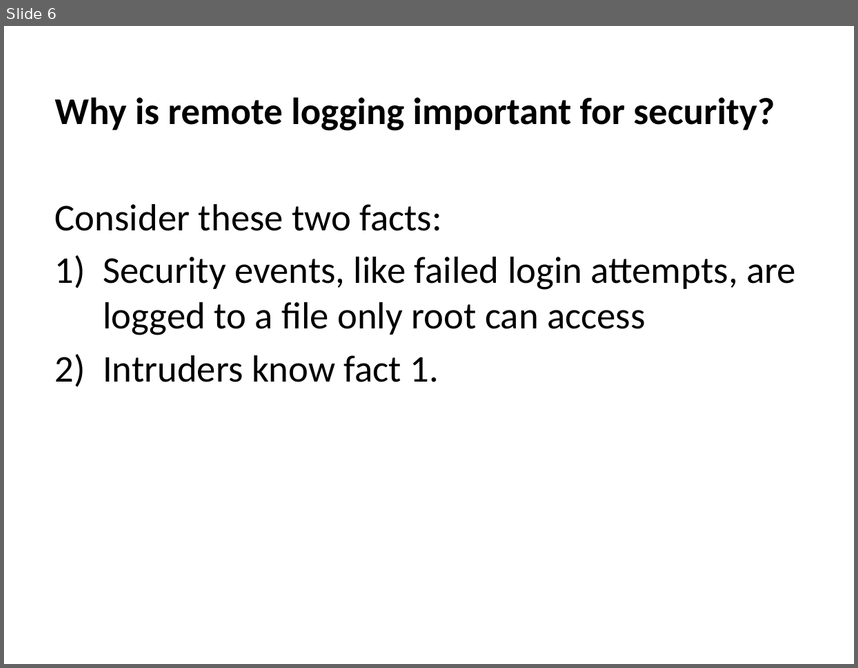
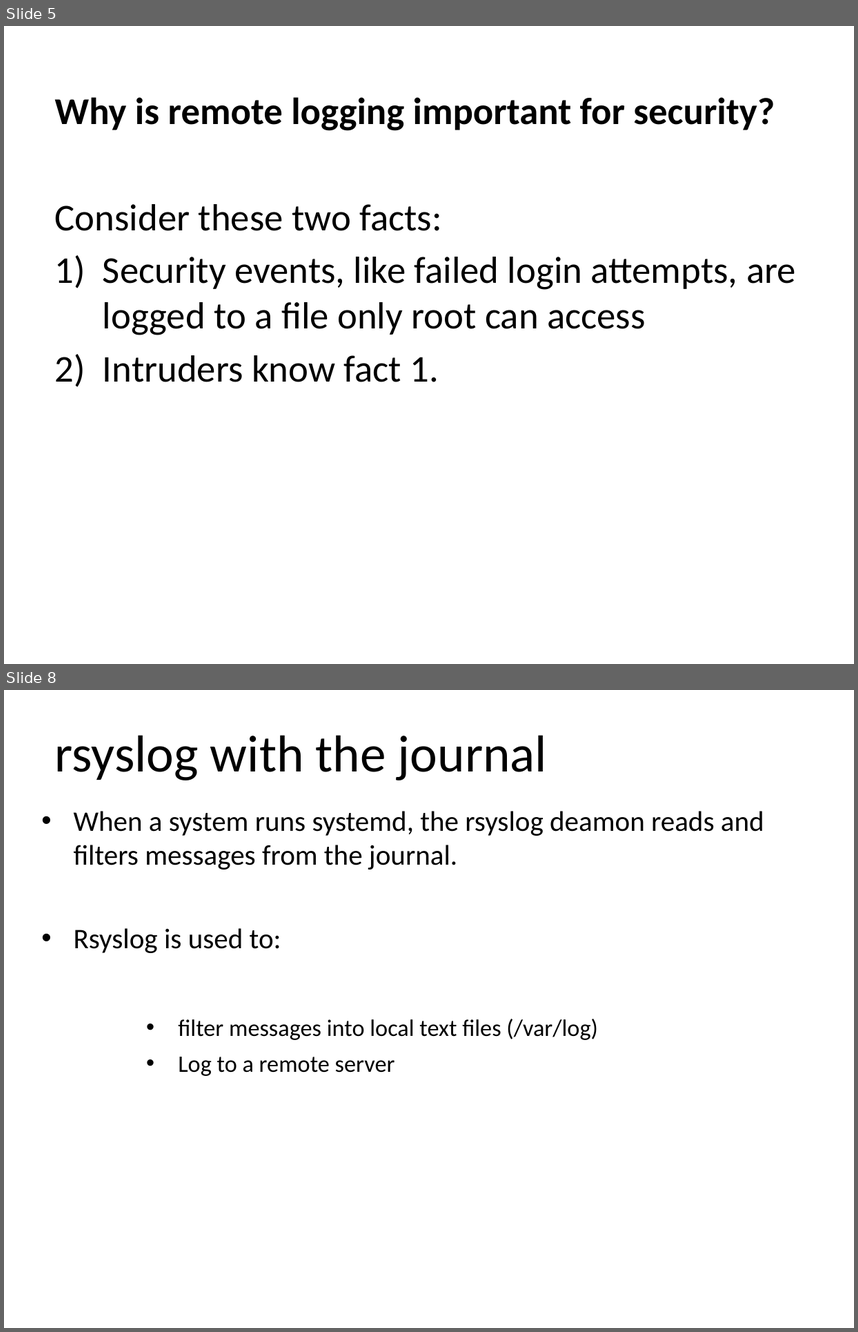
Before and after one commit to profjamesmohawk/LinAdmin, a slide deck: Logging/Lecture.pptx. Shown one above the other, each under a label of ours: slide 6 before the commit, slides 5 and 8 after it; the slides between them are not shown. The pictures are 858x668 and 858x1332 pixels, drawn with LibreOffice and Linux fonts; fonts in the diff are those of the drawing; background and template pictures are left out. Boxes give left, top, right and bottom in pixels: in the first picture for what was removed or moved away, otherwise in the second. Text is boxed around its words. In the diff, an @@ line names an element or a change of style, - is before the commit and + after.

Commit message:
added journalctl content

```diff
--- a/Logging/Lecture.pptx
+++ b/Logging/Lecture.pptx
@@ slide 8 added at [4, 690, 854, 1328], background #FFFFFF @@
@@ text added at [55, 735, 547, 780], 44 pt, text #000000 @@
+rsyslog with the journal
@@ text added at [74, 811, 764, 953], 24 pt, text #000000 @@
+• When a system runs systemd, the rsyslog deamon reads and filters messages from the journal.
+• Rsyslog is used to:
@@ text added at [178, 1018, 598, 1076], 20 pt, text #000000 @@
+• filter messages into local text files (/var/log)
+• Log to a remote server
@@ what was slide 6 is now slide 5 @@
```
Also in this commit, not shown: 5 slides changed, 1 other slide added, 4 other files.
